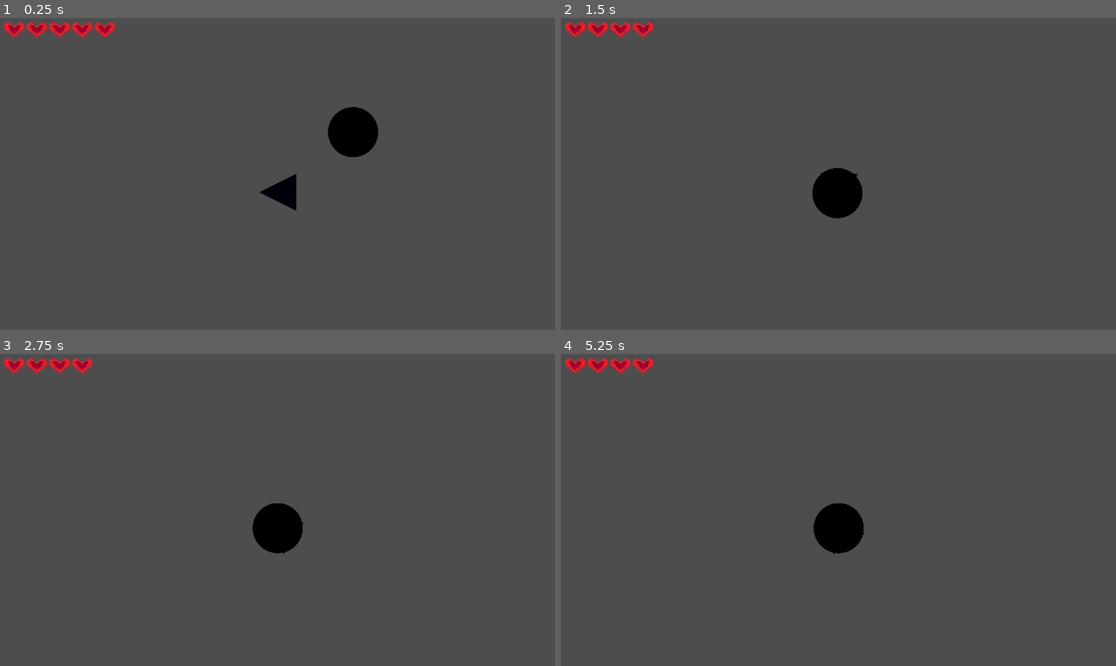
Above: before the commit, frames 1-4 (two rows, left to right).
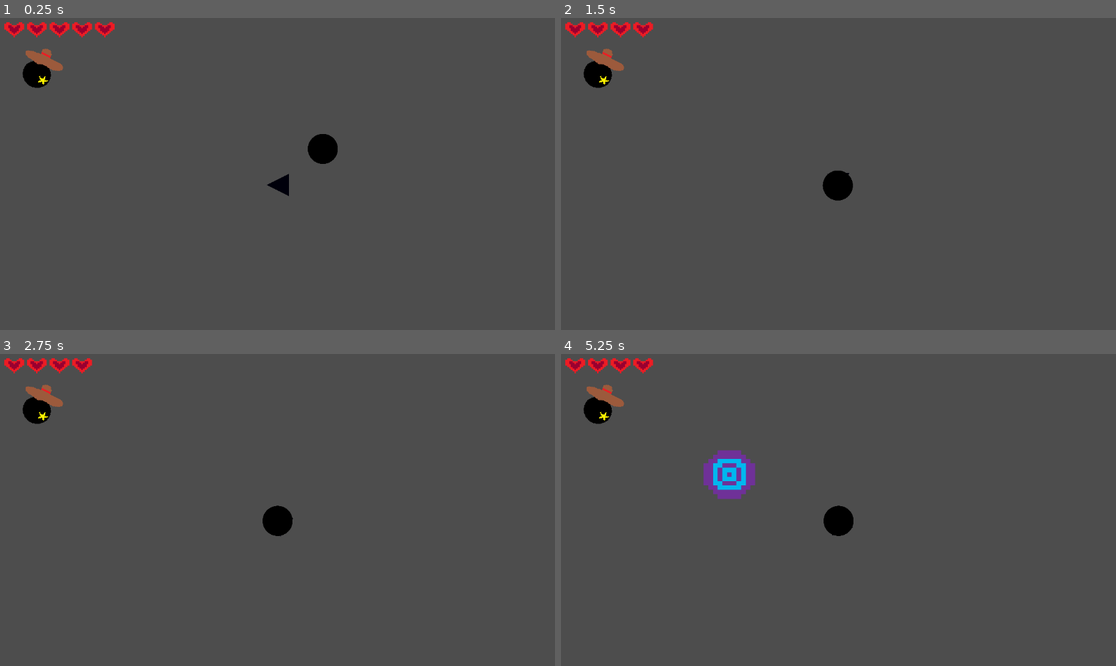
Above: after the commit, the same moments.

Repository: Simi03/noNameYet
Game: Godot game, scene res://Scenes/game_scene.tscn
Same seed, same stepped clock (60 frames per second), same inputs: the game is played once before the commit and once after it.
Inputs (mouse positions are in pixels of both pictures, inside the frame that each line leads up to):
- Up to frame 1 (0.25 s): no input
- Up to frame 2 (1.5 s): move the mouse to (960, 158) at 0.52 s; move the mouse to (727, 189) at 1.27 s
- Up to frame 3 (2.75 s): tap Enter at 2 s; move the mouse to (333, 441) at 2.02 s
- Up to frame 4 (5.25 s): move the mouse to (810, 572) at 2.77 s; move the mouse to (1005, 556) at 3.52 s; move the mouse to (672, 463) at 4.27 s; move the mouse to (866, 510) at 5.02 s

The runs differ from the first frame. In frame 1, 2.4% of the frame differs, in the area x 4-69%, y 9-62%; in frame 2, 1.3%; in frame 3, 1.3%; in frame 4, 2.5%, in the area x 4-55%, y 9-65%.

Commit message:
add shooting enemy

Diff:
--- /dev/null
+++ b/Scenes/Gunshot.gd
@@ -0,0 +1,12 @@
+extends CharacterBody2D
+
+const bulletSpeed = 1000
+
+func _physics_process(delta):
+	move_and_slide()
+
+
+
+func _on_killzone_gun_body_entered(player):
+	player.dmgPlayer(1)
+	pass
--- /dev/null
+++ b/Scenes/KillzoneGun.gd
@@ -0,0 +1 @@
+extends Area2D
--- /dev/null
+++ b/Scenes/enemy_cowboy.gd
@@ -0,0 +1,49 @@
+extends CharacterBody2D
+
+
+const speed = 100.0
+var currentHealth = 1
+var isAbleToShoot
+
+@onready var bulletPath = preload("res://Scenes/gunshot.tscn")
+@onready var player = get_node("../Player")
+
+var direction
+
+
+func _ready():
+	isAbleToShoot = false
+	$ShotCoolDown.start()
+
+
+func _process(delta):
+	rotate(get_angle_to(player.position))
+	if(isAbleToShoot):
+		shoot()
+
+
+func dmgEnemy(dmg: int):
+	currentHealth = currentHealth - dmg
+	if(currentHealth <= 0 ):
+		die()
+
+
+func die():
+	self.queue_free()
+
+func shoot():
+	print("bullet should come")
+	var bullet = bulletPath.instantiate()
+	get_parent().add_child(bullet)
+
+	bullet.position = $BulletSpawnPosition.global_position
+	var direction = (player.position - bullet.position).normalized()
+	bullet.velocity = direction * bullet.bulletSpeed
+
+	isAbleToShoot = false
+	$ShotCoolDown.start()
+
+
+func _on_shot_cool_down_timeout():
+	isAbleToShoot = true
+	pass # Replace with function body.
--- /dev/null
+++ b/Scenes/enemy_cowboy.tscn
@@ -0,0 +1,29 @@
+[gd_scene load_steps=5 format=3 uid="uid://bswvbjfdwtb8j"]
+
+[ext_resource type="Script" path="res://Scenes/enemy_cowboy.gd" id="1_8o8yq"]
+[ext_resource type="PackedScene" uid="uid://iafou2mfwah8" path="res://Scenes/killzone.tscn" id="1_nq1x2"]
+[ext_resource type="Texture2D" uid="uid://lbkehuahrlsj" path="res://Assets/CowboyEnemy.png" id="2_phhmh"]
+
+[sub_resource type="CircleShape2D" id="CircleShape2D_u6n4h"]
+radius = 26.9258
+
+[node name="EnemyCowboy" type="CharacterBody2D"]
+script = ExtResource("1_8o8yq")
+
+[node name="Sprite2D" type="Sprite2D" parent="."]
+texture_filter = 1
+texture = ExtResource("2_phhmh")
+
+[node name="Killzone2" parent="." instance=ExtResource("1_nq1x2")]
+
+[node name="CollisionShape2D" type="CollisionShape2D" parent="Killzone2"]
+position = Vector2(2, 5)
+shape = SubResource("CircleShape2D_u6n4h")
+
+[node name="ShotCoolDown" type="Timer" parent="."]
+wait_time = 5.0
+
+[node name="BulletSpawnPosition" type="Marker2D" parent="."]
+position = Vector2(33, 16)
+
+[connection signal="timeout" from="ShotCoolDown" to="." method="_on_shot_cool_down_timeout"]
--- a/Scenes/game_scene.tscn
+++ b/Scenes/game_scene.tscn
@@ -1,9 +1,10 @@
-[gd_scene load_steps=5 format=3 uid="uid://ck1bmmfjpkndh"]
+[gd_scene load_steps=6 format=3 uid="uid://ck1bmmfjpkndh"]
 
 [ext_resource type="PackedScene" uid="uid://dyxtrkc53q3fr" path="res://Scenes/Player.tscn" id="1_l6w2r"]
 [ext_resource type="Script" path="res://Scenes/game_scene.gd" id="1_xh6q0"]
 [ext_resource type="PackedScene" uid="uid://dopcjury5y27f" path="res://Scenes/Enemy.tscn" id="2_tgcew"]
 [ext_resource type="PackedScene" uid="uid://bucfvsaluoo6g" path="res://Scenes/hearts_container.tscn" id="3_7bsia"]
+[ext_resource type="PackedScene" uid="uid://bswvbjfdwtb8j" path="res://Scenes/enemy_cowboy.tscn" id="4_uvoqd"]
 
 [node name="GameScene" type="Node2D"]
 script = ExtResource("1_xh6q0")
@@ -13,8 +14,12 @@
 [node name="Enemy" parent="." instance=ExtResource("2_tgcew")]
 position = Vector2(98, -59)
 
+[node name="EnemyCowboy" parent="." instance=ExtResource("4_uvoqd")]
+texture_filter = 1
+position = Vector2(-414, -181)
+
 [node name="Camera2D" type="Camera2D" parent="."]
-zoom = Vector2(2, 2)
+zoom = Vector2(1.2, 1.2)
 
 [node name="CanvasLayer" type="CanvasLayer" parent="."]
 
--- /dev/null
+++ b/Scenes/gunshot.tscn
@@ -0,0 +1,26 @@
+[gd_scene load_steps=5 format=3 uid="uid://dd1k0u1hh6lm1"]
+
+[ext_resource type="Script" path="res://Scenes/Gunshot.gd" id="1_pxqpo"]
+[ext_resource type="Texture2D" uid="uid://crqltrwtep63" path="res://Assets/Bullet.png" id="2_0unci"]
+[ext_resource type="Script" path="res://Scenes/KillzoneGun.gd" id="3_dqrc8"]
+
+[sub_resource type="CircleShape2D" id="CircleShape2D_8aely"]
+radius = 43.0116
+
+[node name="Gunshot" type="CharacterBody2D"]
+script = ExtResource("1_pxqpo")
+
+[node name="ShotSprite" type="Sprite2D" parent="."]
+texture_filter = 1
+position = Vector2(0, 1.90735e-06)
+scale = Vector2(8.1, 7.65)
+texture = ExtResource("2_0unci")
+
+[node name="KillzoneGun" type="Area2D" parent="."]
+script = ExtResource("3_dqrc8")
+
+[node name="CollisionShape2D" type="CollisionShape2D" parent="KillzoneGun"]
+position = Vector2(5, 4)
+shape = SubResource("CircleShape2D_8aely")
+
+[connection signal="body_entered" from="KillzoneGun" to="." method="_on_killzone_gun_body_entered"]
Binary file added: Assets/Bullet.png
Not shown, added: Assets/Bullet.png.import
Binary file added: Assets/CowboyEnemy.png
Not shown, changed: Assets/CowboyEnemy.png.import
Binary file removed: Scenes/pixil-frame-0.png
Not shown, changed: .DS_Store
Not shown, added: Scenes/.DS_Store
